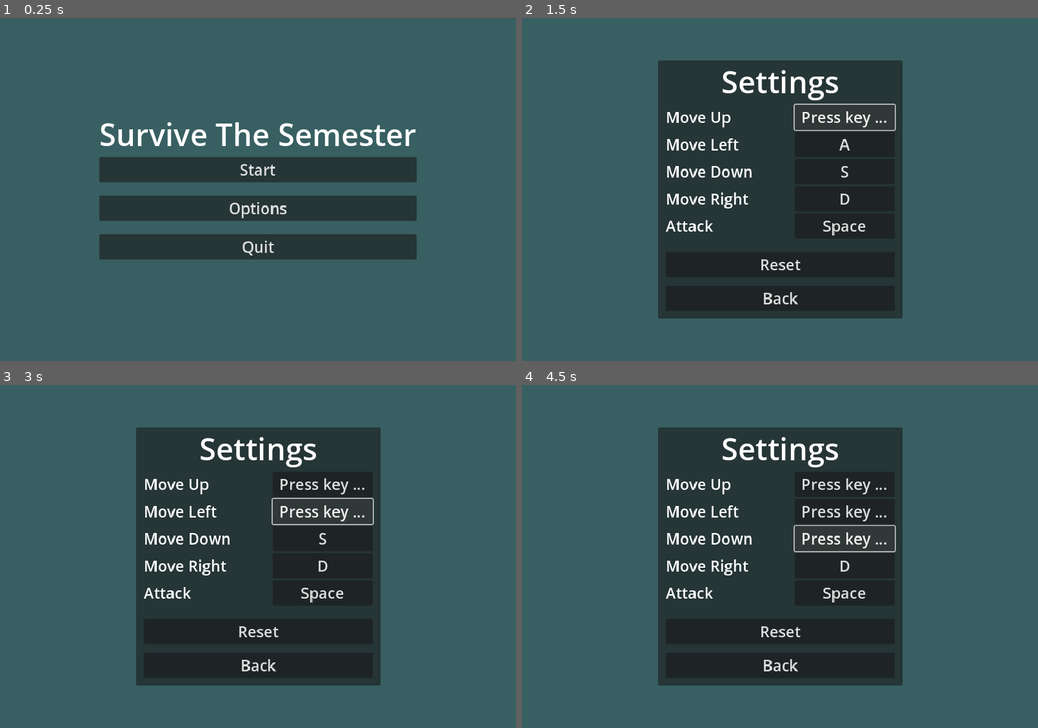
Above: before the commit, frames 1-4 (two rows, left to right).
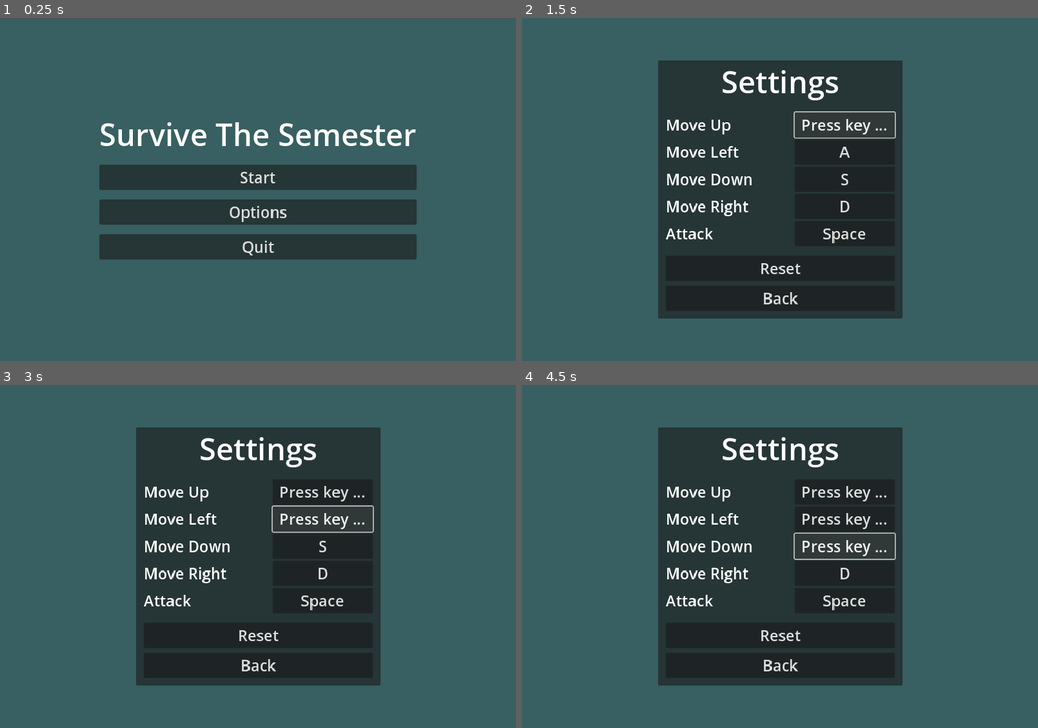
Above: after the commit, the same moments.

Repository: LimZiJia/SurviveTheSemester
Game: Godot game, scene res://gui/start_screen.tscn
Same seed, same stepped clock (60 frames per second), same inputs: the game is played once before the commit and once after it.
Inputs:
- Up to frame 1 (0.25 s): no input
- Up to frame 2 (1.5 s): click "Options" at 0.5 s; click "W" at 1.25 s
- Up to frame 3 (3 s): click "Press key ..." at 2 s; click "A" at 2.75 s
- Up to frame 4 (4.5 s): click "Press key ..." at 3.5 s; click "S" at 4.25 s

The runs differ from the first frame. In frame 1, 4.5% of the frame differs, in the area x 19-81%, y 40-61%; in frame 2, 3.0%; in frame 3, 3.2%; in frame 4, 3.5%.

Commit message:
Improved GUI
1) Replaced empty VBoxContainer to make use of container's separation field
2) Documented settings script

Diff:
--- a/gui/settings_menu.gd
+++ b/gui/settings_menu.gd
@@ -1,71 +1,77 @@
 extends Control
 
 @onready var grid = $CenterContainer/PanelContainer/MarginContainer/VBoxContainer/GridContainer
-@onready var reset_button = $CenterContainer/PanelContainer/MarginContainer/VBoxContainer/ResetButton
-@onready var back_button = $CenterContainer/PanelContainer/MarginContainer/VBoxContainer/BackButton
+@onready var reset_button = $CenterContainer/PanelContainer/MarginContainer/VBoxContainer/VBoxContainer/ResetButton
+@onready var back_button = $CenterContainer/PanelContainer/MarginContainer/VBoxContainer/VBoxContainer/BackButton
 
-var target: Button = null
-var actions = [
+var button_pressed: Button = null
+var actions := [
 	"move_up", "move_left", "move_down", "move_right", "attack"
 ]
-var events := {}
+var button_action_dict: Dictionary
 
 func _ready() -> void:
 	back_button.pressed.connect(go_to_main)
 	reset_button.pressed.connect(reset)
 
+	# Add all actions into the scene grid
 	for action in actions:
 		var label = Label.new()
+		label.add_theme_font_size_override("font_size", 32)
+		label.set("size_flags_horizontal", 3)
 		label.text = " ".join(action.split("_")).capitalize()
-		label.set("size_flags_horizontal", 3)
 		grid.add_child(label)
 
 		var button = Button.new()
-		var event := InputMap.action_get_events(action)[0]
-		label.add_theme_font_size_override("font_size", 32)
-		button.text = OS.get_keycode_string(event.physical_keycode)
 		button.add_theme_font_size_override("font_size", 32)
 		button.set("custom_minimum_size", Vector2(210.0, 0.0))
+		button.text = get_key(action)
 		grid.add_child(button)
 
 		button.pressed.connect(_on_button_pressed.bind(button))
-		events[button.to_string()] = action
+		button_action_dict[button.to_string()] = action
 
 
 func go_to_main() -> void:
 	SceneChanger.change_scene("res://gui/start_screen.tscn")
 
-
+# Resets all actions to their original input keys
 func reset() -> void:
 	InputMap.load_from_project_settings()
 	SceneChanger.reload_scene()
 
 func _on_button_pressed(button: Button) -> void:
 	button.text = "Press key ..."
-	target = button
+	button_pressed = button
 
+# Remaps the input key of an action if an action is selected. If the
+# selected input key is already assigned to another action, it does not
+# remap and displays its original input key.
 func _input(event: InputEvent) -> void:
-	if not event is InputEventKey or not event.pressed or \
-		target == null:
+	if (button_pressed == null or not event is InputEventKey
+		or not event.pressed):
 		return
 
-	var action = events[target.to_string()]
+	var action = button_action_dict[button_pressed.to_string()]
 
-	if key_already_used(event):
-		var old_event := InputMap.action_get_events(action)[0]
-		target.text = OS.get_keycode_string(old_event.physical_keycode)
+	if key_is_active(event):
+		button_pressed.text = get_key(action)
 		return
-
-	target.text = OS.get_keycode_string(event.key_label)
-	target = null
 
 	InputMap.action_erase_events(action)
 	InputMap.action_add_event(action, event)
+	button_pressed.text = get_key(action)
+	button_pressed = null
 
-
-func key_already_used(event: InputEvent) -> bool:
+# Returns true if the current InputEventKey is already assigned to another action
+func key_is_active(event: InputEventKey) -> bool:
 	for action in actions:
 		var action_event = InputMap.action_get_events(action)[0]
 		if event.key_label == action_event.physical_keycode:
 			return true
 	return false
+
+# Returns the string representation of the input key mapped to the action
+func get_key(action: StringName) -> StringName:
+	var event: InputEventKey = InputMap.action_get_events(action)[0]
+	return OS.get_keycode_string(event.physical_keycode)
--- a/gui/settings_menu.tscn
+++ b/gui/settings_menu.tscn
@@ -40,6 +40,7 @@
 
 [node name="VBoxContainer" type="VBoxContainer" parent="CenterContainer/PanelContainer/MarginContainer"]
 layout_mode = 2
+theme_override_constants/separation = 20
 
 [node name="Label" type="Label" parent="CenterContainer/PanelContainer/MarginContainer/VBoxContainer"]
 layout_mode = 2
@@ -54,17 +55,14 @@
 [node name="VBoxContainer" type="VBoxContainer" parent="CenterContainer/PanelContainer/MarginContainer/VBoxContainer"]
 custom_minimum_size = Vector2(0, 20)
 layout_mode = 2
+theme_override_constants/separation = 10
 
-[node name="ResetButton" type="Button" parent="CenterContainer/PanelContainer/MarginContainer/VBoxContainer"]
+[node name="ResetButton" type="Button" parent="CenterContainer/PanelContainer/MarginContainer/VBoxContainer/VBoxContainer"]
 layout_mode = 2
 theme_override_font_sizes/font_size = 32
 text = "Reset"
 
-[node name="VBoxContainer2" type="VBoxContainer" parent="CenterContainer/PanelContainer/MarginContainer/VBoxContainer"]
-custom_minimum_size = Vector2(0, 10)
-layout_mode = 2
-
-[node name="BackButton" type="Button" parent="CenterContainer/PanelContainer/MarginContainer/VBoxContainer"]
+[node name="BackButton" type="Button" parent="CenterContainer/PanelContainer/MarginContainer/VBoxContainer/VBoxContainer"]
 layout_mode = 2
 theme_override_font_sizes/font_size = 32
 text = "Back"
--- a/gui/start_screen.tscn
+++ b/gui/start_screen.tscn
@@ -39,6 +39,7 @@
 
 [node name="VBoxContainer" type="VBoxContainer" parent="CenterContainer/MarginContainer"]
 layout_mode = 2
+theme_override_constants/separation = 20
 
 [node name="Label" type="Label" parent="CenterContainer/MarginContainer/VBoxContainer"]
 layout_mode = 2
@@ -52,22 +53,12 @@
 text = "Start"
 script = ExtResource("1_ml0j7")
 
-[node name="VBoxContainer" type="VBoxContainer" parent="CenterContainer/MarginContainer/VBoxContainer"]
-custom_minimum_size = Vector2(0, 20)
-layout_mode = 2
-size_flags_vertical = 3
-
 [node name="OptionsButton" type="Button" parent="CenterContainer/MarginContainer/VBoxContainer"]
 layout_mode = 2
 theme_override_font_sizes/font_size = 32
 text = "Options"
 script = ExtResource("1_ml0j7")
 
-[node name="VBoxContainer2" type="VBoxContainer" parent="CenterContainer/MarginContainer/VBoxContainer"]
-custom_minimum_size = Vector2(0, 20)
-layout_mode = 2
-size_flags_vertical = 3
-
 [node name="QuitButton" type="Button" parent="CenterContainer/MarginContainer/VBoxContainer"]
 layout_mode = 2
 theme_override_font_sizes/font_size = 32
